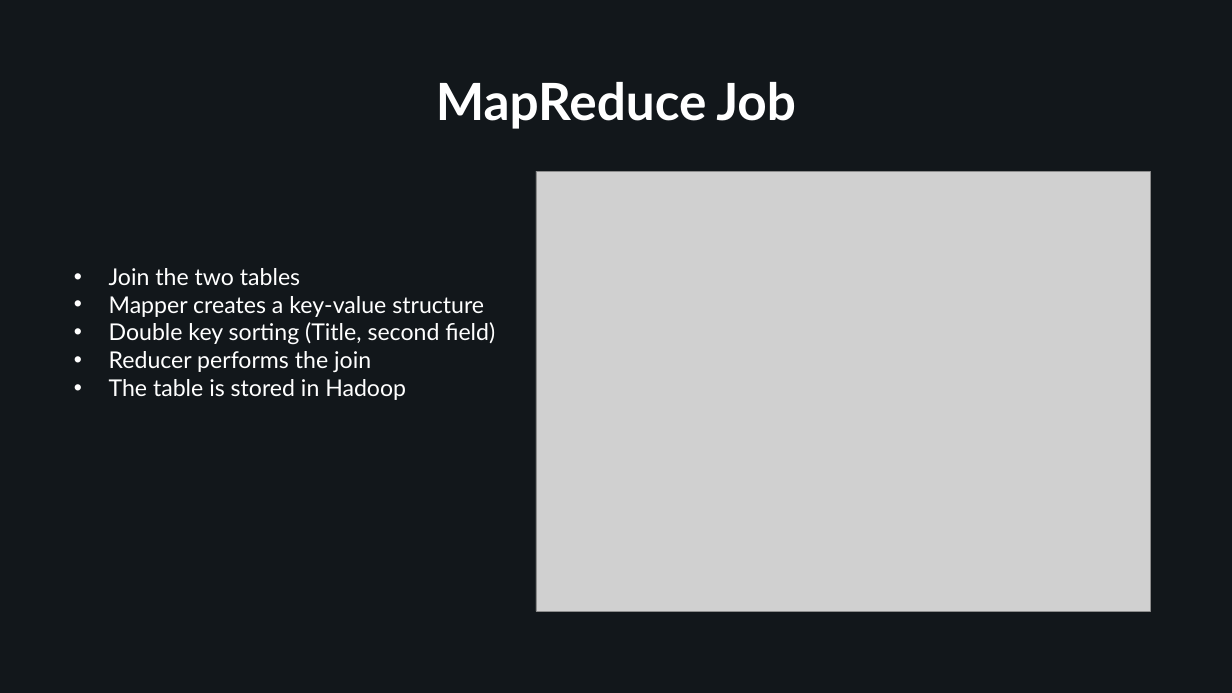
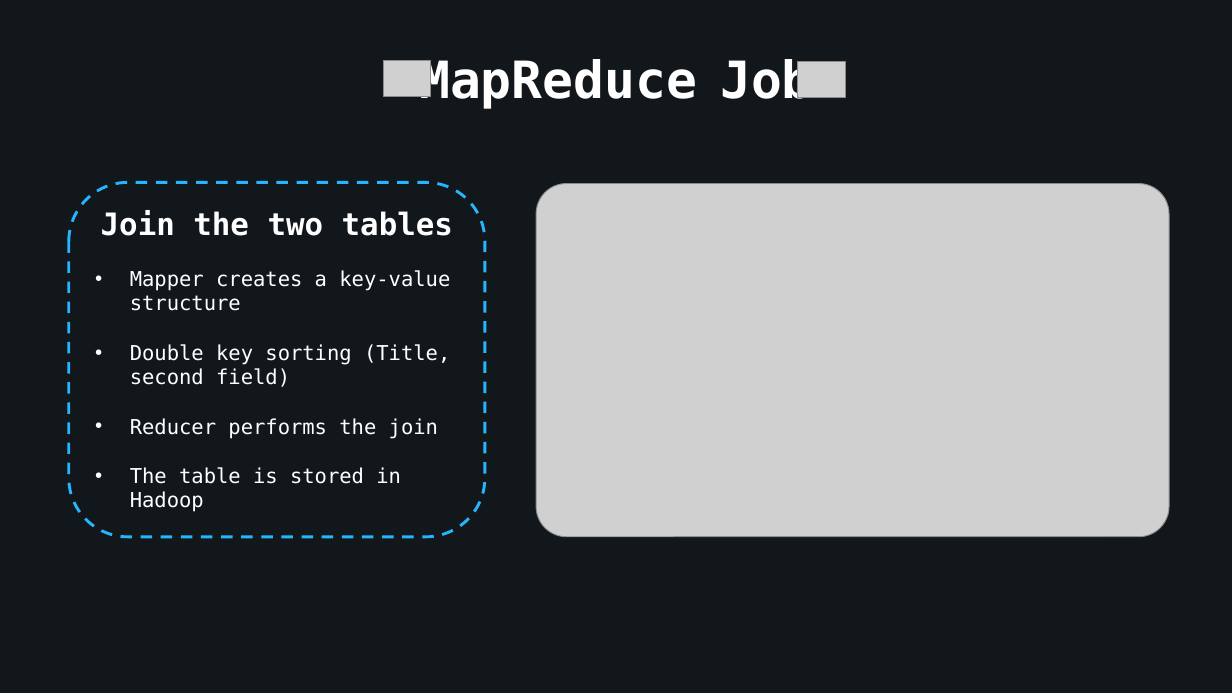
Before and after one commit to AndreaAlberti07/Amazon-books-reviews-ML, a slide deck: slide 7 of presentation/Presentation.pptx (slide 5 before the commit). Drawn at 1232x693 pixels with LibreOffice and Linux fonts; fonts in the diff are those of the drawing; grey boxes stand for pictures; background and template pictures are left out. Boxes give left, top, right and bottom in pixels: in the first picture for what was removed or moved away, otherwise in the second. Text is boxed around its words. In the diff, an @@ line names an element or a change of style, - is before the commit and + after.

```diff
--- a/presentation/Presentation.pptx
+++ b/presentation/Presentation.pptx
@@ title "MapReduce Job": place and size @@
-title "MapReduce Job" at [436, 82, 796, 129]
+title "MapReduce Job" at [419, 59, 813, 109]
@@ title "MapReduce Job" at [419, 59, 813, 109]: font Lato to DejaVu Sans Mono @@
@@ picture added at [384, 60, 431, 96] @@
@@ picture added at [798, 61, 845, 97] @@
@@ rounded rectangle "Join the two tables": place and size @@
-rounded rectangle "Join the two tables" at [109, 268, 495, 400]
+rounded rectangle "Join the two tables" at [68, 182, 484, 537]
@@ rounded rectangle "Join the two tables" at [68, 182, 484, 537]: size 18 to 24 pt, bold on in "Join the two tables"; font Lato to DejaVu Sans Mono; size 18 to 16 pt in "Mapper creates a key-value structure", "Double key sorting (Title, second field)", "Reducer performs the join", "The table is stored in Hadoop"; alignment left to centre; bullet • to none; outline none to #25B6FF 2.25 pt dashed @@
@@ picture: place and size @@
-picture at [536, 171, 1151, 611]
+picture at [536, 184, 1169, 537]
```
Also in this commit, not shown: 8 other slides changed, 14 slides added, 8 slides removed.
